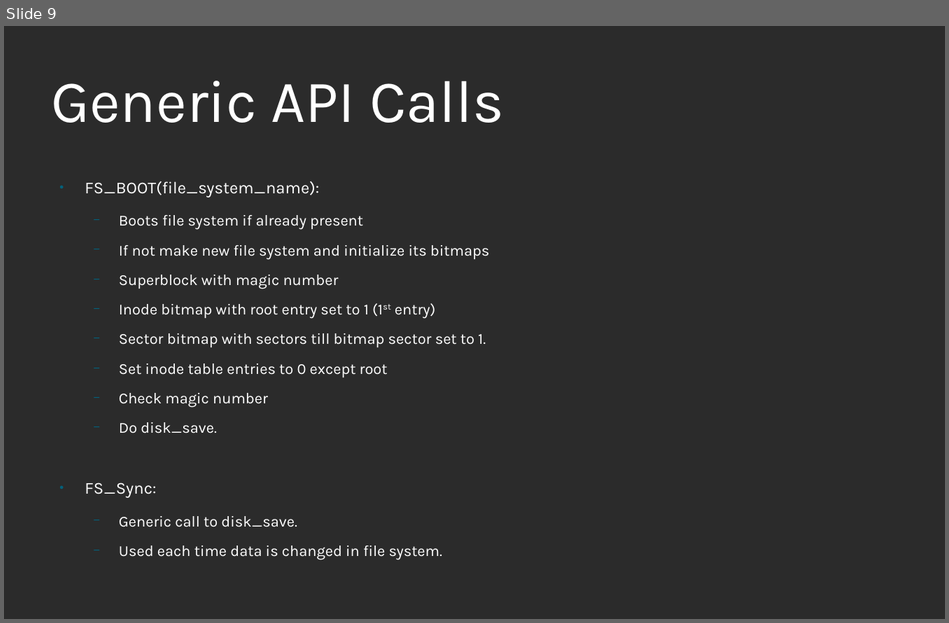
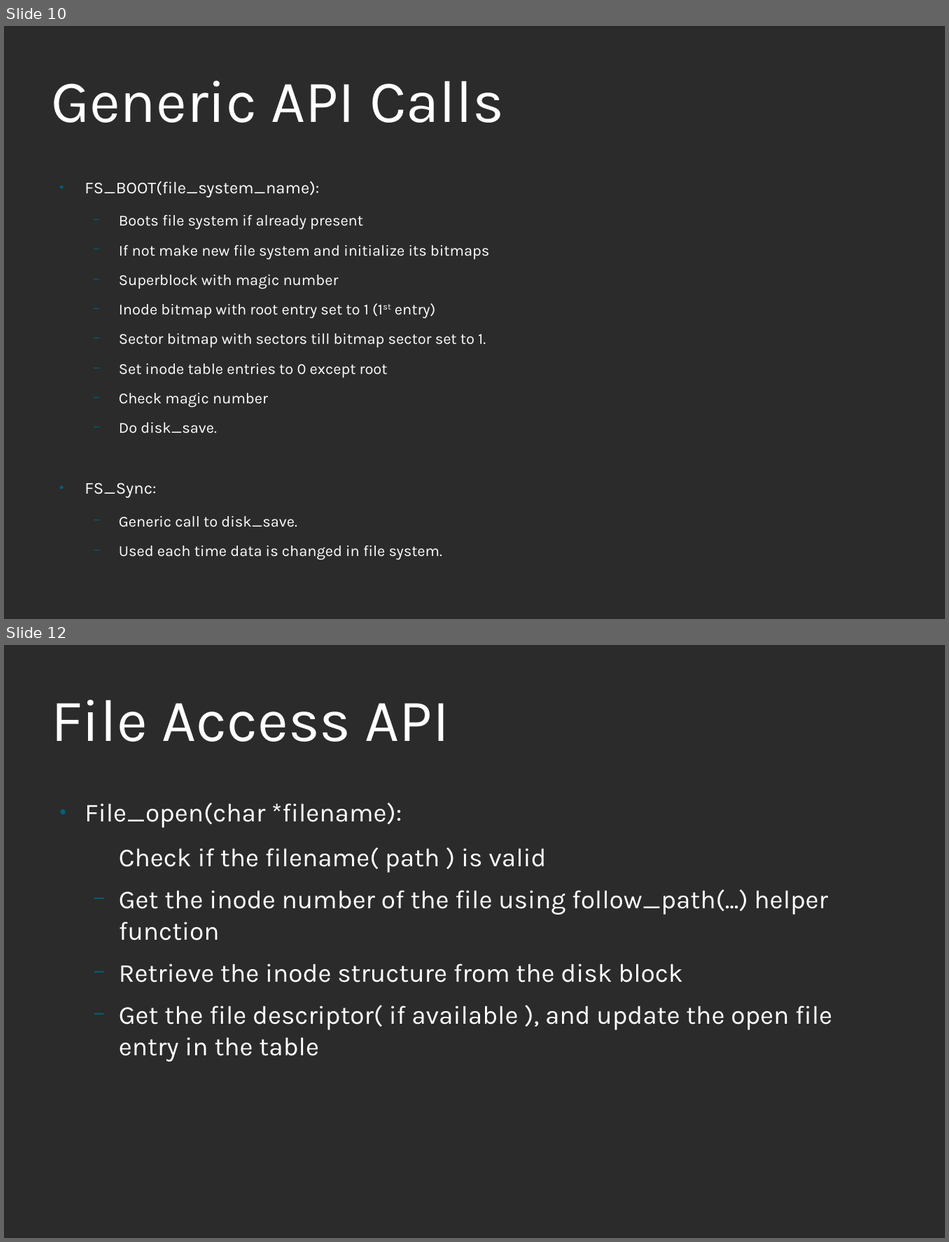
Before and after one commit to ankitmishra16/FIle-System, a slide deck: OS_Project_Report.odp. Shown one above the other, each under a label of ours: slide 9 before the commit, slides 10 and 12 after it; the slides between them are not shown. The pictures are 949x623 and 949x1242 pixels, drawn with LibreOffice and Linux fonts; fonts in the diff are those of the drawing; background and template pictures are left out; a plain dark background stands for a picture behind light text. Boxes give left, top, right and bottom in pixels: in the first picture for what was removed or moved away, otherwise in the second. Text is boxed around its words. In the diff, an @@ line names an element or a change of style, - is before the commit and + after.

```diff
--- a/OS_Project_Report.odp
+++ b/OS_Project_Report.odp
@@ slide 12 added at (4, 645, 945, 1238), background picture (left out) @@
@@ title added at (51, 700, 449, 742), 60 pt, text #FFFFFF @@
+File Access API
@@ text added at (84, 803, 832, 1061), 26 pt, text #FFFFFF @@
+● File_open(char *filename):
+  Check if the filename( path ) is valid
+  − Get the inode number of the file using follow_path(...) helper function
+  − Retrieve the inode structure from the disk block
+  − Get the file descriptor( if available ), and update the open file entry in the table
@@ what was slide 9 is now slide 10 @@
```
Also in this commit, not shown: 8 slides changed, 4 other slides added, 1 slide removed.
